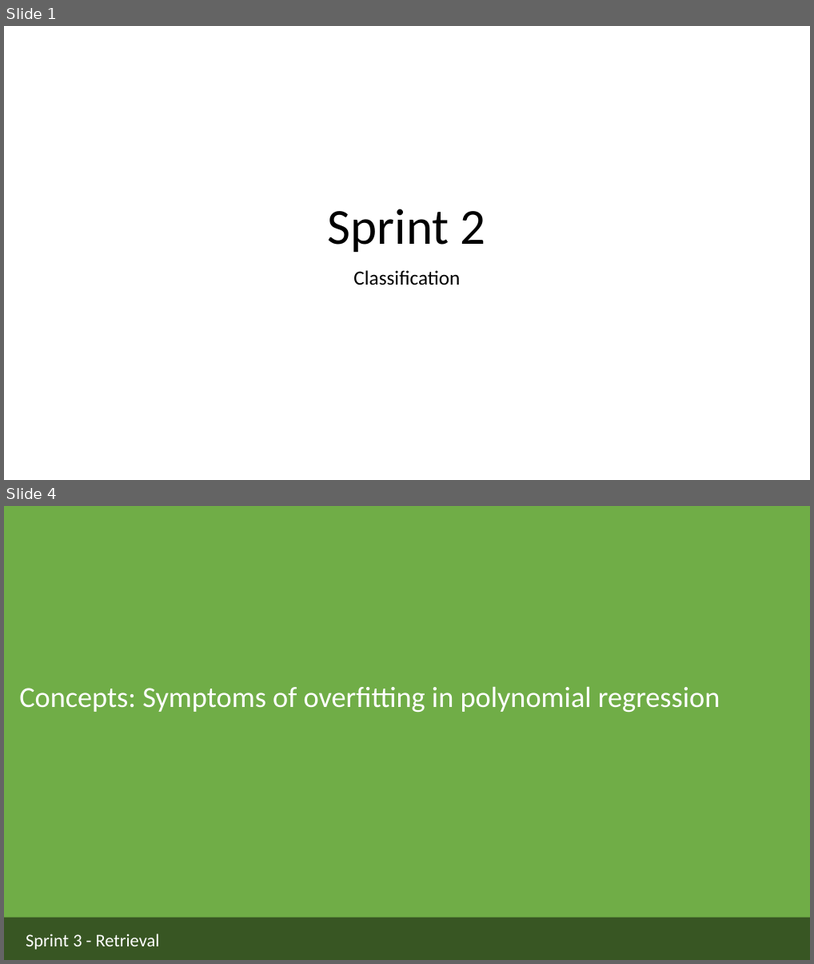
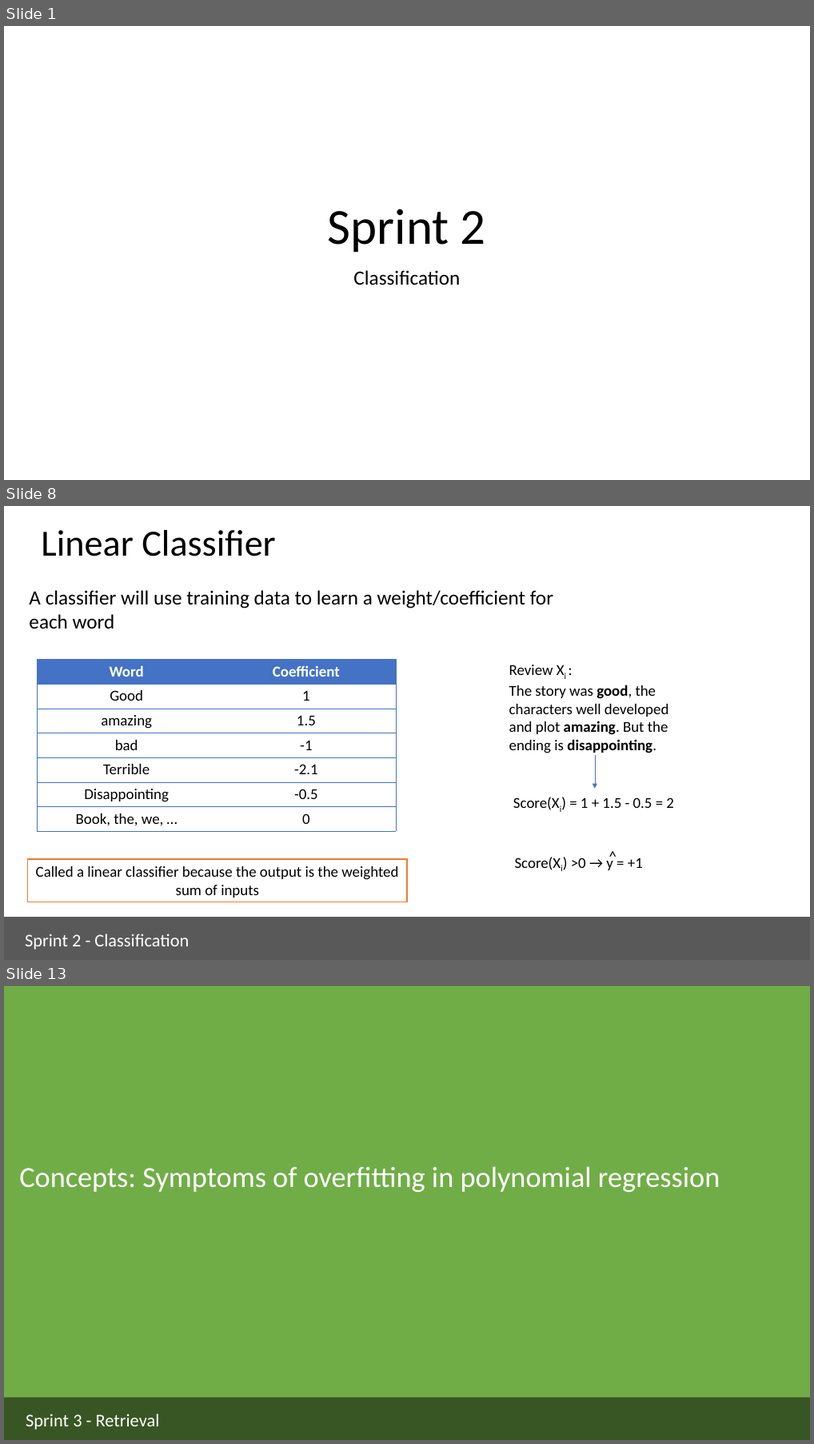
Before and after one commit to ua-dsf/ML_sprint, a slide deck: sprint2_classification/module1_regression_part2.pptx. Shown one above the other, each under a label of ours: slides 1 and 4 before the commit, slides 1, 8 and 13 after it; the slides between them are not shown. The pictures are 814x964 and 814x1444 pixels, drawn with LibreOffice and Linux fonts; fonts in the diff are those of the drawing. Boxes give left, top, right and bottom in pixels: in the first picture for what was removed or moved away, otherwise in the second. Text is boxed around its words. In the diff, an @@ line names an element or a change of style, - is before the commit and + after.

Commit message:
last minute changes because this is stress

```diff
--- a/sprint2_classification/module1_regression_part2.pptx
+++ b/sprint2_classification/module1_regression_part2.pptx
@@ slide 8 added at <box>4,506,810,960</box>, background #FFFFFF @@
@@ title added at <box>41,530,275,556</box>, 44 pt, text #000000 @@
+Linear Classifier
@@ text added at <box>29,590,554,629</box>, 24 pt, text #000000 @@
+A classifier will use training data to learn a weight/coefficient for each word
@@ table added at <box>37,659,396,831</box>, 7 rows, 2 columns @@
+Word | Coefficient
+Good | 1
+amazing | 1.5
+bad | -1
+Terrible | -2.1
+Disappointing | -0.5
+Book, the, we, … | 0
@@ text added at <box>510,664,669,753</box>, 18 pt, text #000000 @@
+Review Xi :
+The story was good, the characters well developed and plot amazing. But the ending is disappointing.
@@ arrow added from (595, 756) to (595, 788), #4472C4 0.5 pt @@
@@ text added at <box>514,796,674,810</box>, 18 pt, text #000000 @@
+Score(Xi) = 1 + 1.5 - 0.5 = 2
@@ rectangle added at <box>27,859,407,902</box>, fill #FFFFFF, outline #ED7D31 1 pt, 18 pt, text #000000 @@
+Called a linear classifier because the output is the weighted sum of inputs
@@ text added at <box>515,855,643,870</box>, 18 pt, text #000000 @@
+Score(Xi) >0 → y = +1
@@ text added at <box>603,844,623,868</box>, 18 pt, text #000000 @@
+^
@@ rectangle added at <box>4,917,810,960</box>, fill #595959, outline #595959 1 pt @@
@@ rectangle added at <box>19,925,222,953</box>, outline #595959 0.75 pt, 21.3 pt, text #FFFFFF @@
+Sprint 2 - Classification
@@ what was slide 4 is now slide 13 @@
```
Also in this commit, not shown: 4 slides changed, 7 other slides added, 1 slide removed, 15 other files.
